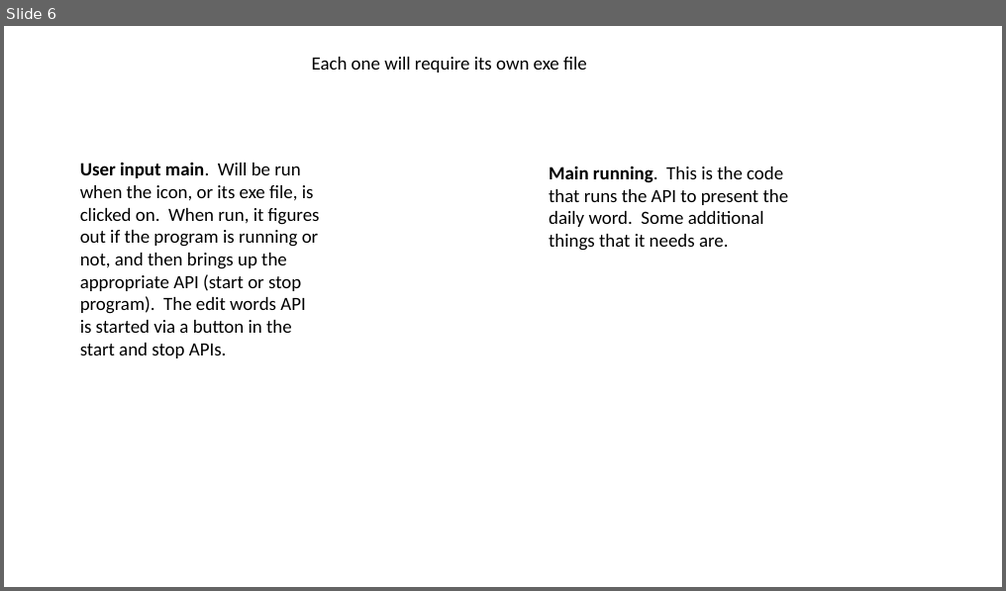
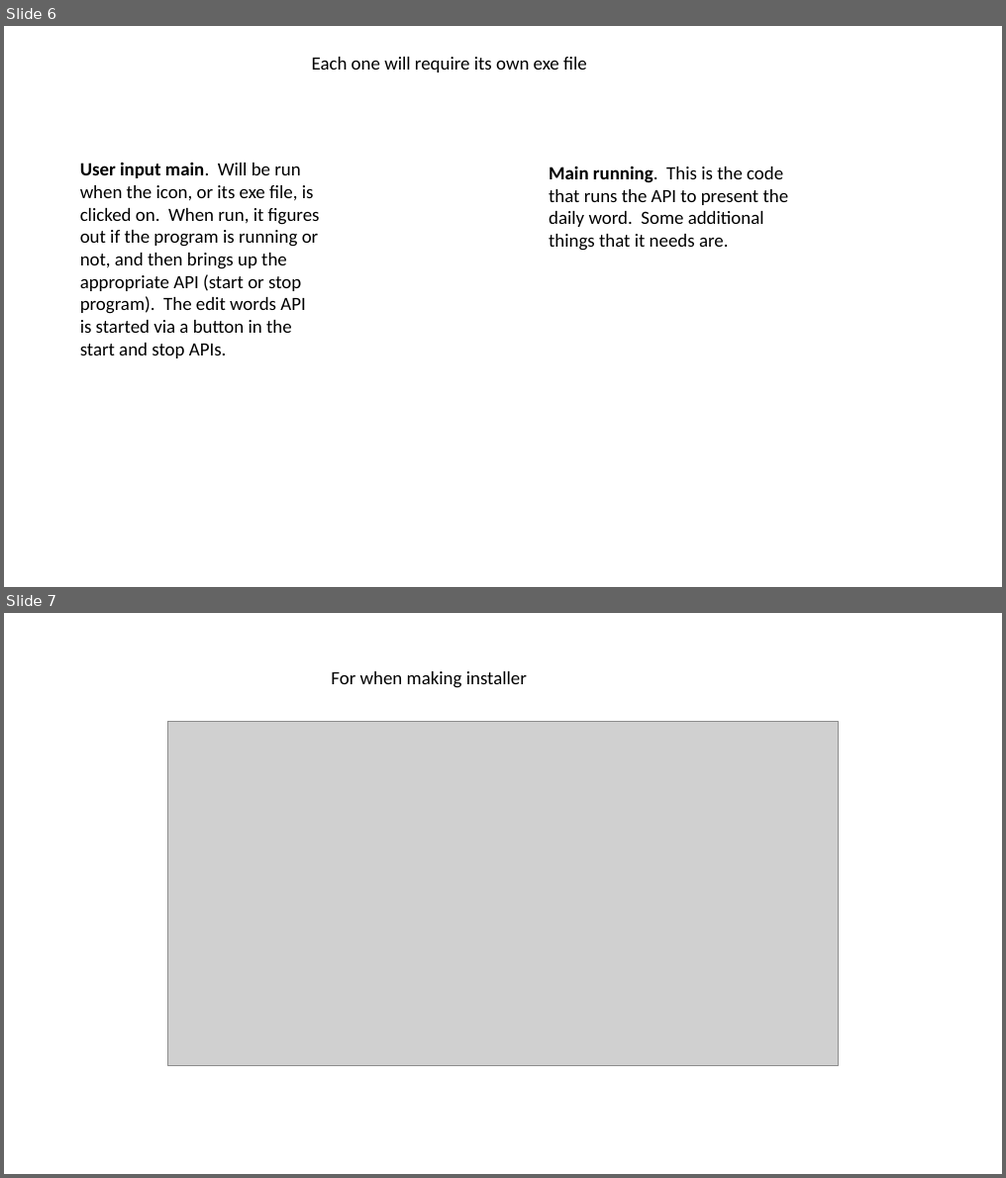
Before and after one commit to timbob04/DailyWordDefinition, a slide deck: extra/design.pptx. Shown one above the other, each under a label of ours: slide 6 before the commit, slides 6 and 7 after it. The pictures are 1006x591 and 1006x1178 pixels, drawn with LibreOffice and Linux fonts; fonts in the diff are those of the drawing; grey boxes stand for pictures. Boxes give left, top, right and bottom in pixels: in the first picture for what was removed or moved away, otherwise in the second. Text is boxed around its words. In the diff, an @@ line names an element or a change of style, - is before the commit and + after.

Commit message:
SAVING JUST BEFORE FIXING PATHS TO BE RELEVANT FOR MY INSTALLED PROGRAM (FROM INSTALLER)

```diff
--- a/extra/design.pptx
+++ b/extra/design.pptx
@@ slide 7 added at (x1=4, y1=613, x2=1002, y2=1174), background #FFFFFF @@
@@ text added at (x1=331, y1=671, x2=527, y2=688), 18 pt, text #000000 @@
+For when making installer
@@ picture added at (x1=168, y1=722, x2=838, y2=1065) @@
```
Also in this commit, not shown: 1 other file.
